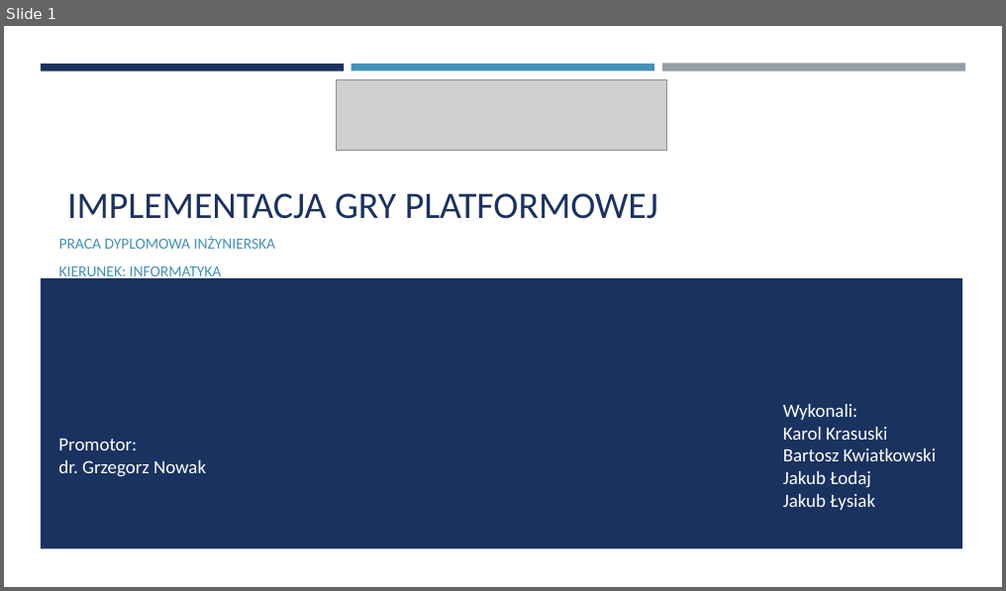
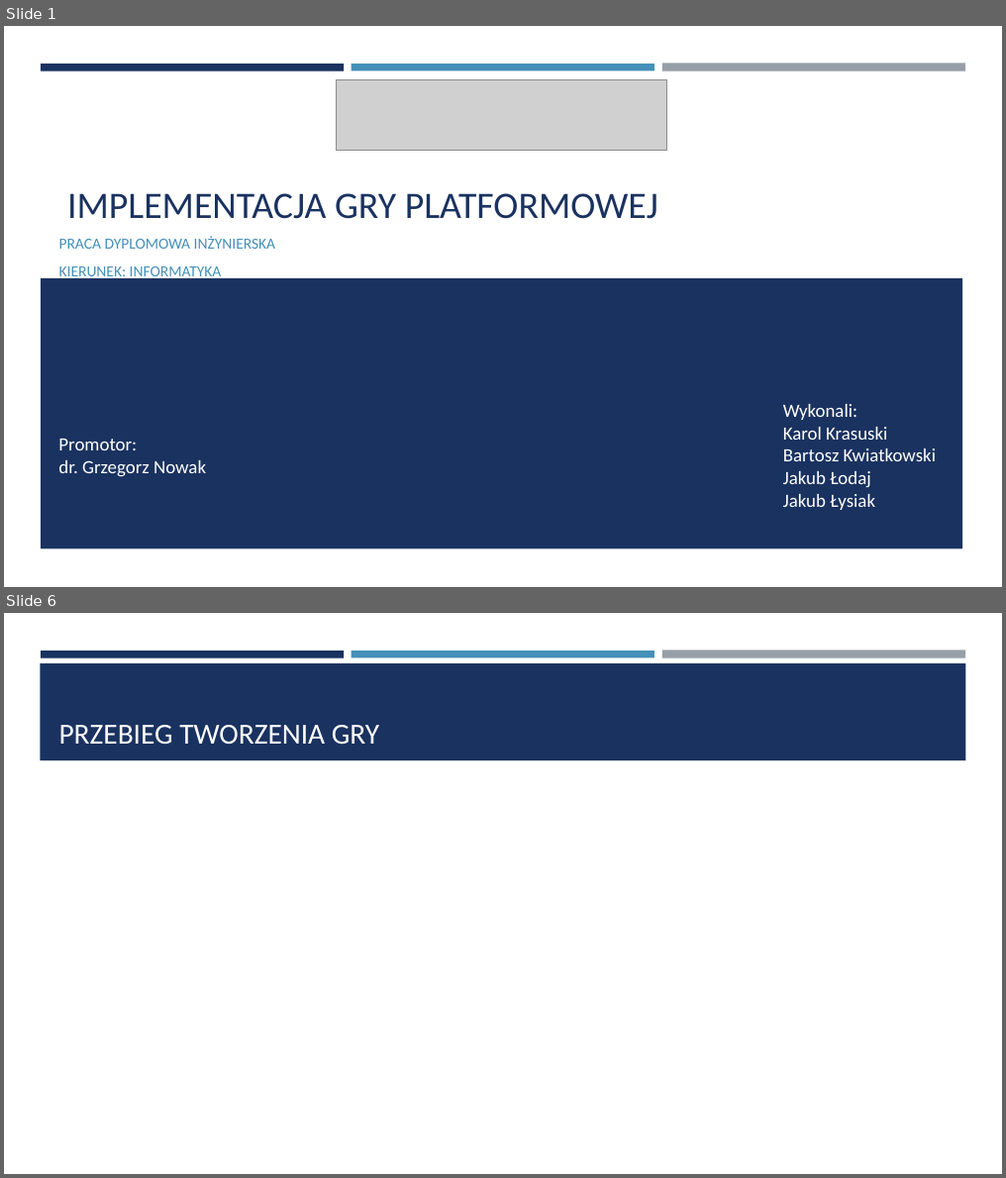
Before and after one commit to kwiat323/Praca_Inzynierska, a slide deck: Prezentacja/Prezentacja pracy dyplomowej.pptx. Shown one above the other, each under a label of ours: slide 1 before the commit, slides 1 and 6 after it; the slides between them are not shown. The pictures are 1006x591 and 1006x1178 pixels, drawn with LibreOffice and Linux fonts; fonts in the diff are those of the drawing; grey boxes stand for pictures. Boxes give left, top, right and bottom in pixels: in the first picture for what was removed or moved away, otherwise in the second. Text is boxed around its words. In the diff, an @@ line names an element or a change of style, - is before the commit and + after.

```diff
--- a/Prezentacja/Prezentacja pracy dyplomowej.pptx
+++ b/Prezentacja/Prezentacja pracy dyplomowej.pptx
@@ slide 6 added at (x1=4, y1=613, x2=1002, y2=1174), background #FFFFFF; not listed: 3 template elements that a slide beside it also shows @@
@@ rectangle added at (x1=40, y1=663, x2=966, y2=761), fill #1A3260 @@
@@ title added at (x1=59, y1=725, x2=379, y2=745), 28 pt, text #FFFFFF @@
+PRZEBIEG TWORZENIA GRY
```
Also in this commit, not shown: 5 other slides added, 1 slide removed.
